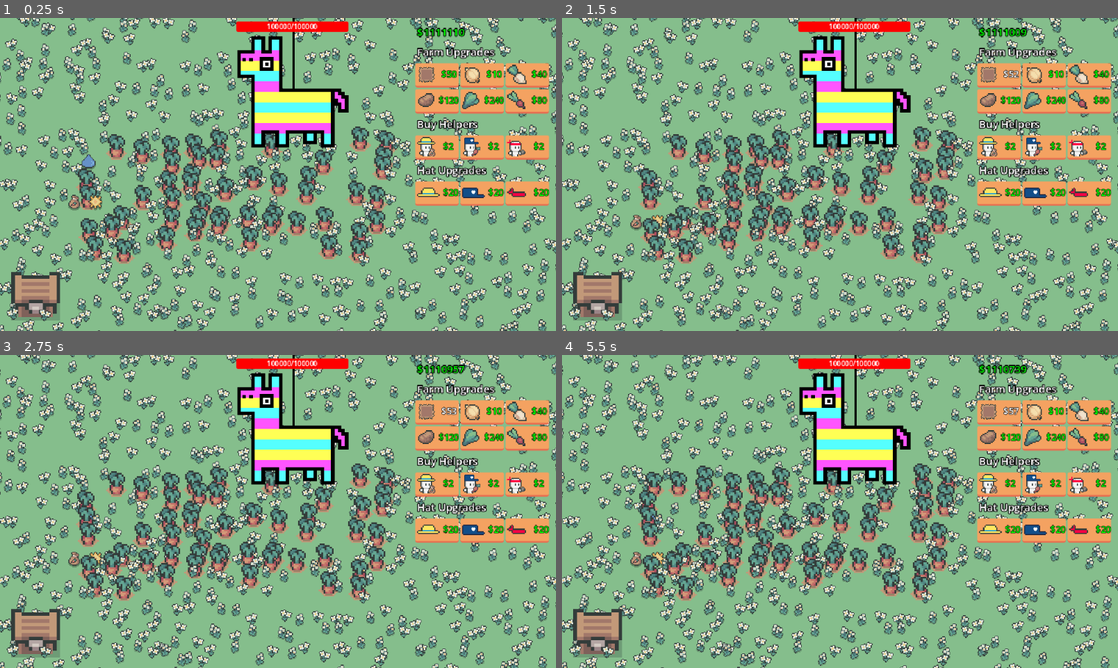
Above: before the commit, frames 1-4 (two rows, left to right).
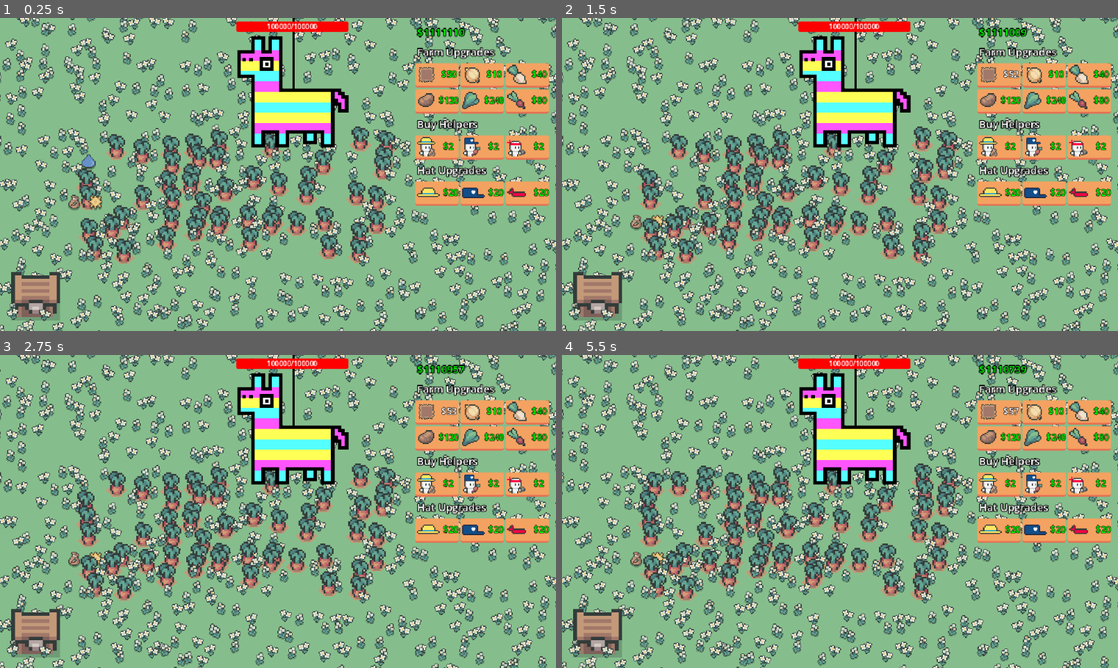
Above: after the commit, the same moments.

Repository: eric-marsh/farminata
Game: Godot game, scene res://scene/scene_switcher.tscn
Two runs of this game, one before a commit and one after it. Both use one fixed random seed, a clock stepped at 60 frames per second and the inputs below. Sound files missing from this copy of the repository are replaced by a short silence.
Inputs:
- Up to frame 1 (0.25 s): no input
- Up to frame 2 (1.5 s): click "$50" at 0.5 s; click "$51" at 1.25 s
- Up to frame 3 (2.75 s): click "$52" at 2 s
- Up to frame 4 (5.5 s): click "$53" at 2.75 s; click "$54" at 3.5 s; click "$55" at 4.25 s; click "$56" at 5 s

The runs differ from the first frame. In frame 1, 0.5% of the frame differs, in the area x 0-100%, y 0-100%; in frame 2, 3.3%; in frame 3, 5.9%; in frame 4, 11%.

Commit message:
plot breeze

Diff:
--- a/scene/enviornment.gd
+++ b/scene/enviornment.gd
@@ -14,23 +14,16 @@
 	reset_good_env()
 
 func _process(_delta: float) -> void:
-	animate_flowers()
+	animate_breeze()
 	pass
 
-
 var current_skew: float = 0.0
-#var skew_dir: float = 0.002
 var skew_dir: float = 0.0002
 
-func animate_flowers():
-	if abs(current_skew) > 0.2:
-		skew_dir *= -1
-	current_skew += skew_dir
-
+func animate_breeze():
 	for f in $GoodLayer.get_children():
-		f.skew = current_skew
-		f.offset.x = tan(current_skew) * 8
-
+		f.skew = Util.get_breeze_skew()
+		f.offset.x = tan(f.skew) * 8
 
 
 func reset_good_env() -> void:
--- a/script/main.gd
+++ b/script/main.gd
@@ -30,6 +30,7 @@
 	if is_paused:
 		return
 	global_timer += 1
+	Util.update_breeze()
 
 	if is_game_over:
 		is_paused = false
--- a/script/plot.gd
+++ b/script/plot.gd
@@ -15,7 +15,14 @@
 
 
 func _process(_delta: float) -> void:
-	pass
+	animate_breeze()
+
+
+func animate_breeze():
+	$Plant.skew = Util.get_breeze_skew()
+	$Plant.offset.x = tan($Plant.skew) * 8
+
+
 
 func _on_area_2d_body_entered(body: Node2D) -> void:
 	if !body.is_in_group("droppable"):
--- a/script/util.gd
+++ b/script/util.gd
@@ -124,3 +124,17 @@
 	a.global_position = pos
 	a.flip_horiz = flip_h
 	Globals.AnimationsContainer.add_child(a)
+
+
+
+
+var current_skew: float = 0.0
+var skew_dir: float = 0.0001
+
+func update_breeze():
+	if abs(current_skew) > 0.15:
+		skew_dir *= -1
+	current_skew += skew_dir
+
+func get_breeze_skew():
+	return current_skew
